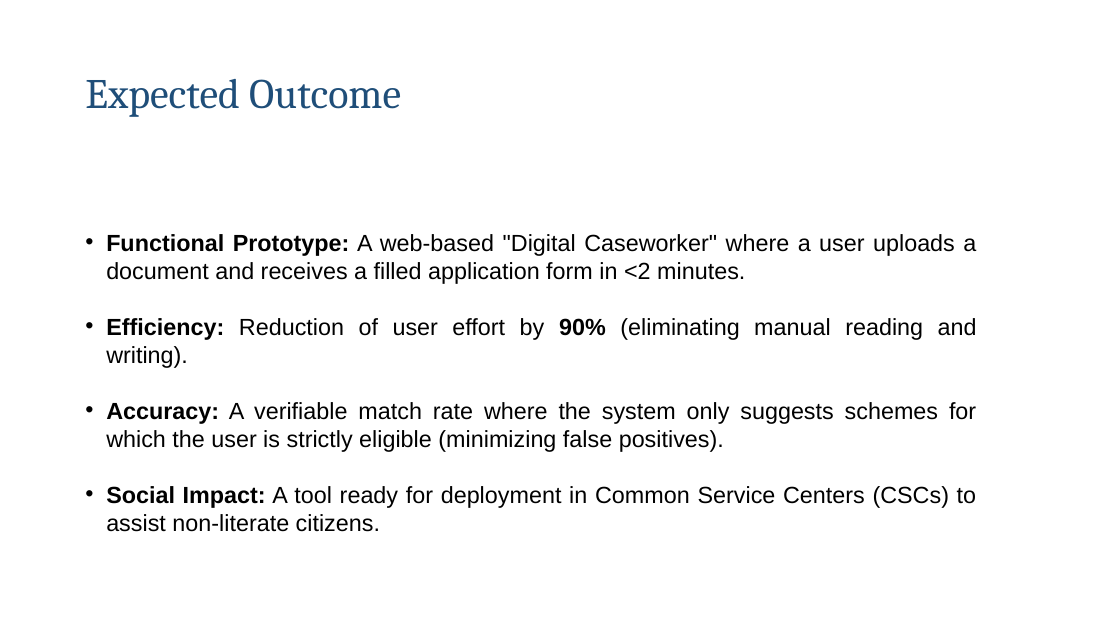
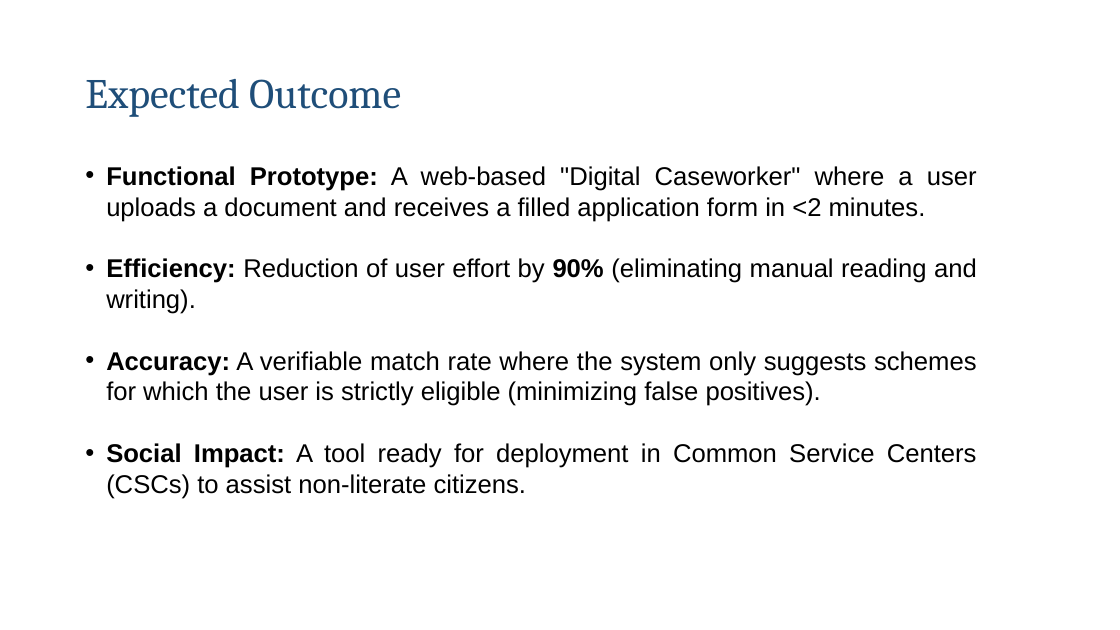
Before and after one commit to Parth119/CivicEase_LLM, a slide deck: slide 12 of project presentation.pptx. Drawn at 1120x630 pixels with LibreOffice and Linux fonts; fonts in the diff are those of the drawing. Boxes give left, top, right and bottom in pixels: in the first picture for what was removed or moved away, otherwise in the second. Text is boxed around its words. In the diff, an @@ line names an element or a change of style, - is before the commit and + after.

```diff
--- a/project presentation.pptx
+++ b/project presentation.pptx
@@ text "Functional Prototype: A web-based "Digital ...": place and size @@
-text "Functional Prototype: A web-based "Digital ..." at (106,234,977,532)
+text "Functional Prototype: A web-based "Digital ..." at (106,166,977,499)
@@ text "Functional Prototype: A web-based "Digital ..." at (106,166,977,499): size 20 to 22 pt @@
```
Also in this commit, not shown: 2 other slides changed, 2 other files.
